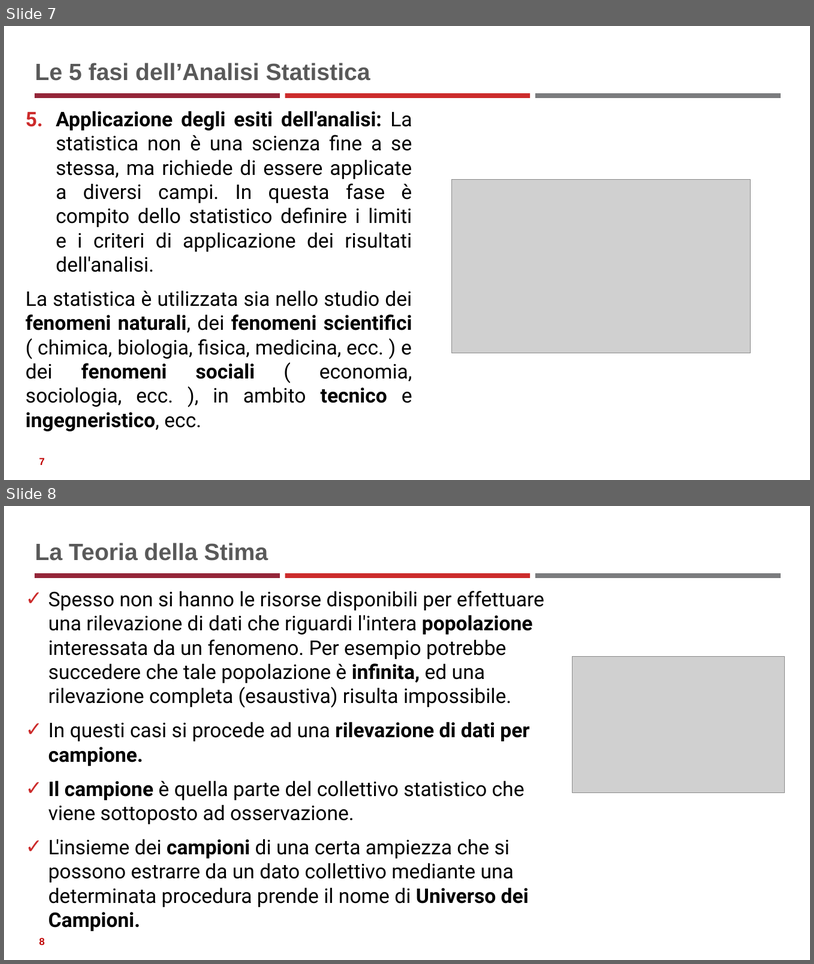
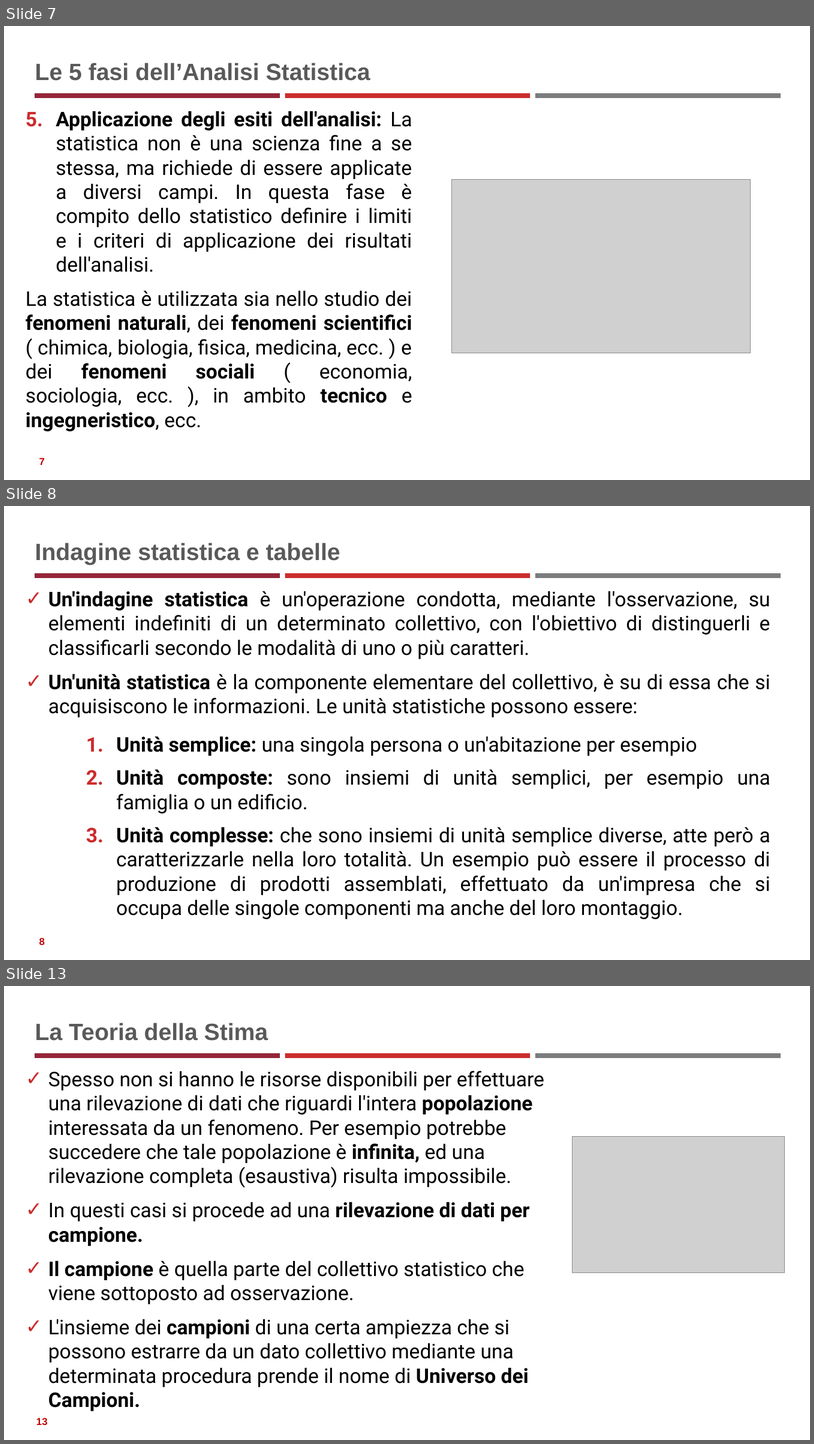
Before and after one commit to neural1977/data_science_interview_material, a slide deck: Statistics_ita.pptx. Shown one above the other, each under a label of ours: slides 7 and 8 before the commit, slides 7, 8 and 13 after it; the slides between them are not shown. The pictures are 814x964 and 814x1444 pixels, drawn with LibreOffice and Linux fonts; fonts in the diff are those of the drawing; grey boxes stand for pictures. Boxes give left, top, right and bottom in pixels: in the first picture for what was removed or moved away, otherwise in the second. Text is boxed around its words. In the diff, an @@ line names an element or a change of style, - is before the commit and + after.

```diff
--- a/Statistics_ita.pptx
+++ b/Statistics_ita.pptx
@@ slide 8 added at [4,506,810,960], background #FFFFFF; not listed: 3 template elements that a slide beside it also shows @@
@@ title added at [35,543,341,565], 28 pt, text #595959, bold @@
+Indagine statistica e tabelle
@@ text added at [48,591,771,919], 24 pt, text #000000 @@
+✓ Un'indagine statistica è un'operazione condotta, mediante l'osservazione, su elementi indefiniti di un determinato collettivo, con l'obiettivo di distinguerli e classificarli secondo le modalità di uno o più caratteri.
+✓ Un'unità statistica è la componente elementare del collettivo, è su di essa che si acquisiscono le informazioni. Le unità statistiche possono essere:
+    1. Unità semplice: una singola persona o un'abitazione per esempio
+    2. Unità composte: sono insiemi di unità semplici, per esempio una famiglia o un edificio.
+    3. Unità complesse: che sono insiemi di unità semplice diverse, atte però a caratterizzarle nella loro totalità. Un esempio può essere il processo di produzione di prodotti assemblati, effettuato da un'impresa che si occupa delle singole componenti ma anche del loro montaggio.
@@ page number added at [39,937,45,945], 12 pt, text #C00000, bold @@
+8
@@ what was slide 8 is now slide 13 @@
@@ page number at [36,1417,48,1425]: text changed @@
-8
+13
```
Also in this commit, not shown: 4 other slides added, 3 other files.
